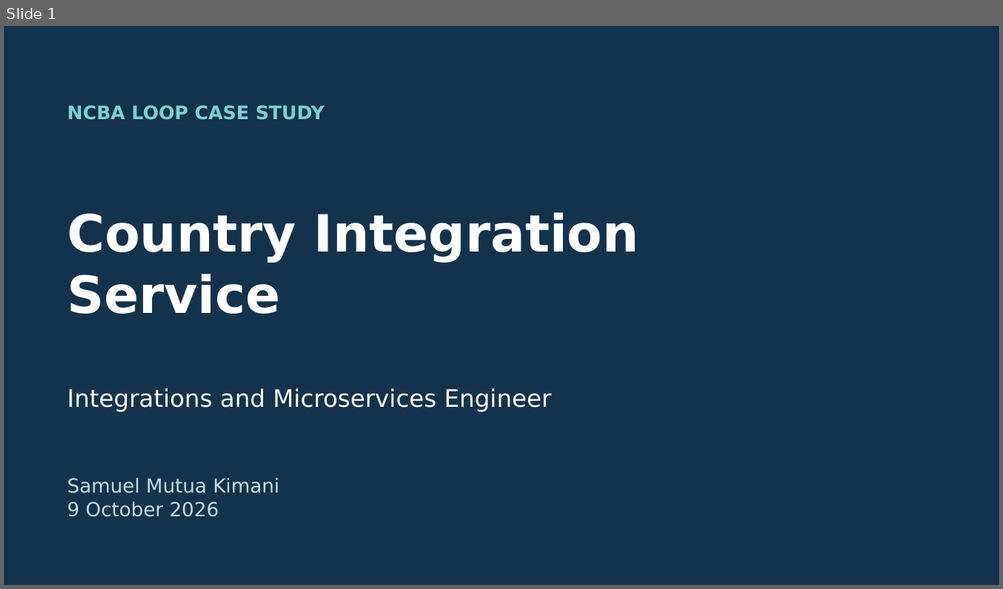
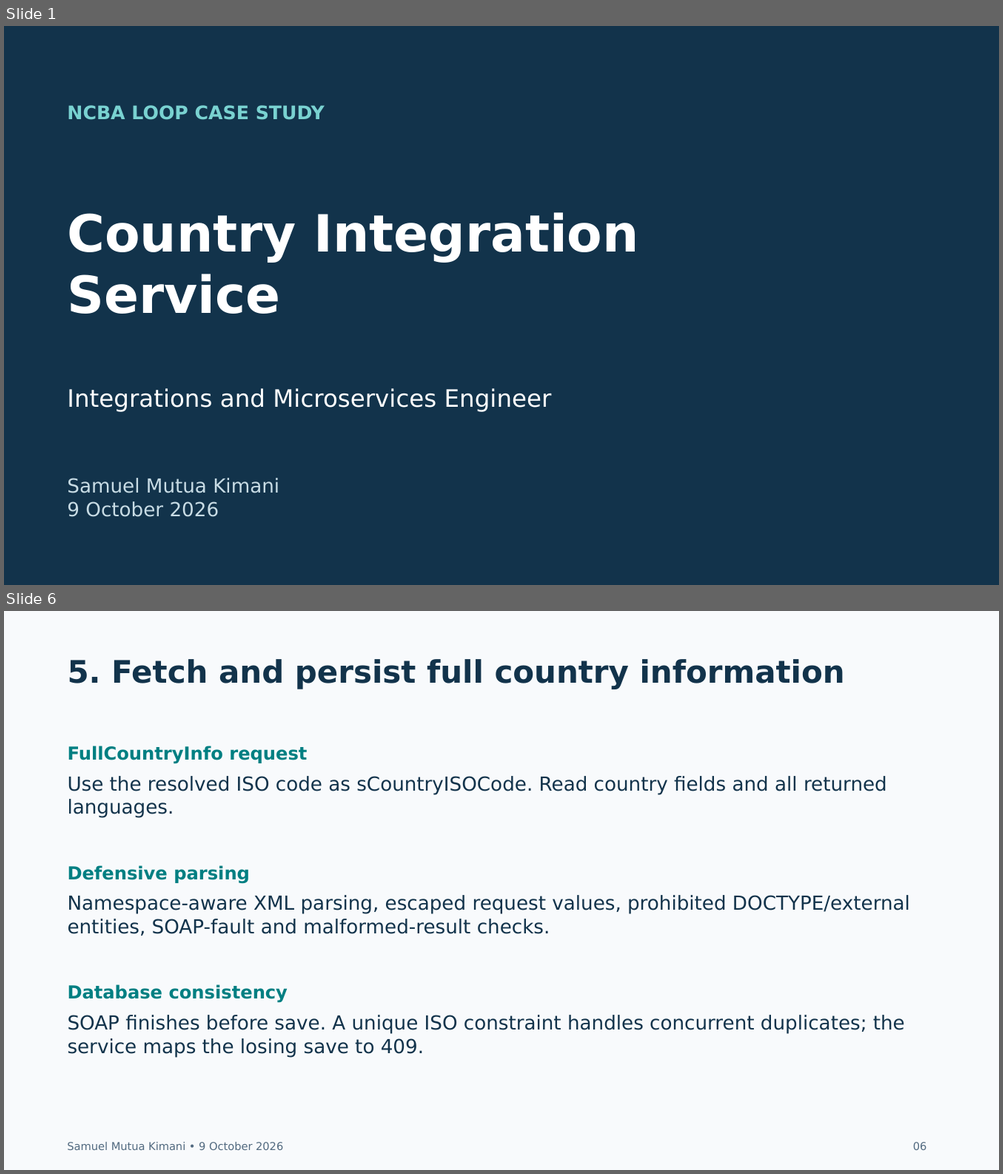
Before and after one commit to kimtour/country-integration-service, a slide deck: docs/submission/Case Study Submission – Integrations and Microservices Engineer – Samuel Mutua Kimani.pptx. Shown one above the other, each under a label of ours: slide 1 before the commit, slides 1 and 6 after it; the slides between them are not shown. The pictures are 1003x589 and 1003x1174 pixels, drawn with LibreOffice and Linux fonts; fonts in the diff are those of the drawing. Boxes give left, top, right and bottom in pixels: in the first picture for what was removed or moved away, otherwise in the second. Text is boxed around its words. In the diff, an @@ line names an element or a change of style, - is before the commit and + after.

Commit message:
Fix country resolution and complete verified assessment submission

```diff
--- a/docs/submission/Case Study Submission – Integrations and Microservices Engineer – Samuel Mutua Kimani.pptx
+++ b/docs/submission/Case Study Submission – Integrations and Microservices Engineer – Samuel Mutua Kimani.pptx
@@ slide 6 added at [4,611,999,1170], background #F8FAFC @@
@@ text added at [68,659,845,689], 30 pt, text #12334B, bold @@
+5. Fetch and persist full country information
@@ text added at [68,746,307,764], 17.2 pt, text #007F82, bold @@
+FullCountryInfo request
@@ text added at [68,776,887,817], 18.8 pt, text #12334B @@
+Use the resolved ISO code as sCountryISOCode. Read country fields and all returned languages.
@@ text added at [68,866,250,884], 17.2 pt, text #007F82, bold @@
+Defensive parsing
@@ text added at [68,895,910,936], 18.8 pt, text #12334B @@
+Namespace-aware XML parsing, escaped request values, prohibited DOCTYPE/external entities, SOAP-fault and malformed-result checks.
@@ text added at [68,985,287,1003], 17.2 pt, text #007F82, bold @@
+Database consistency
@@ text added at [68,1015,905,1057], 18.8 pt, text #12334B @@
+SOAP finishes before save. A unique ISO constraint handles concurrent duplicates; the service maps the losing save to 409.
@@ text added at [67,1142,283,1150], 10.5 pt, text #526A80 @@
+Samuel Mutua Kimani • 9 October 2026
@@ text added at [913,1142,927,1150], 10.5 pt, text #526A80 @@
+06
```
Also in this commit, not shown: 16 other slides added, 12 slides removed, 48 other files.
